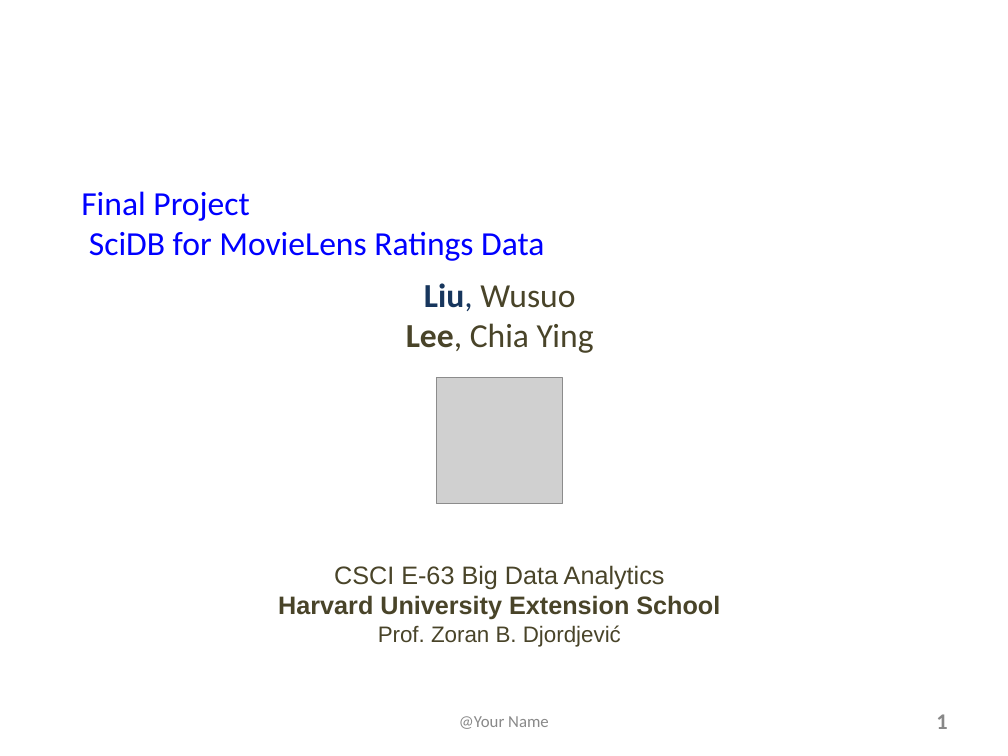
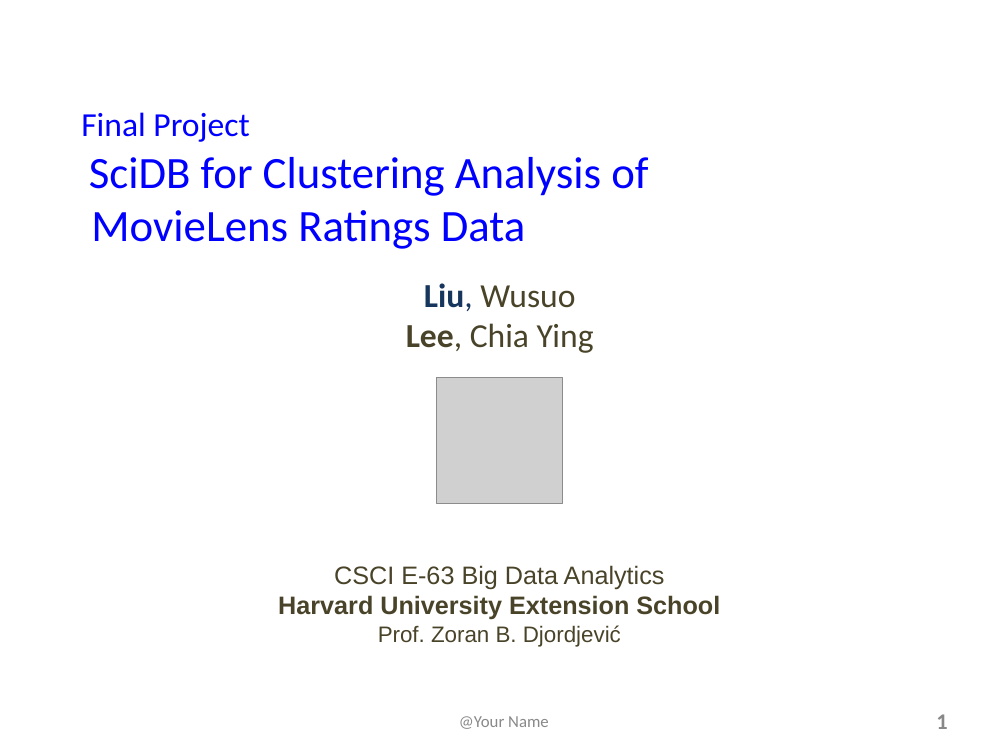
Before and after one commit to lchiaying/SciDB-project, a slide deck: slide 1 of FinalProjectSlides and YouTubeTitlePage_e63_2017.pptx. Drawn at 1008x756 pixels with LibreOffice and Linux fonts; fonts in the diff are those of the drawing; grey boxes stand for pictures. Boxes give left, top, right and bottom in pixels: in the first picture for what was removed or moved away, otherwise in the second. Text is boxed around its words. In the diff, an @@ line names an element or a change of style, - is before the commit and + after.

```diff
--- a/FinalProjectSlides and YouTubeTitlePage_e63_2017.pptx
+++ b/FinalProjectSlides and YouTubeTitlePage_e63_2017.pptx
@@ text at (81, 112, 648, 249): text changed @@
-Final Project
-SciDB for MovieLens Ratings Data
+Final Project
+SciDB for Clustering Analysis of
+MovieLens Ratings Data
```
Also in this commit, not shown: 6 other slides changed, 1 slide added, 1 slide removed, 13 other files.
